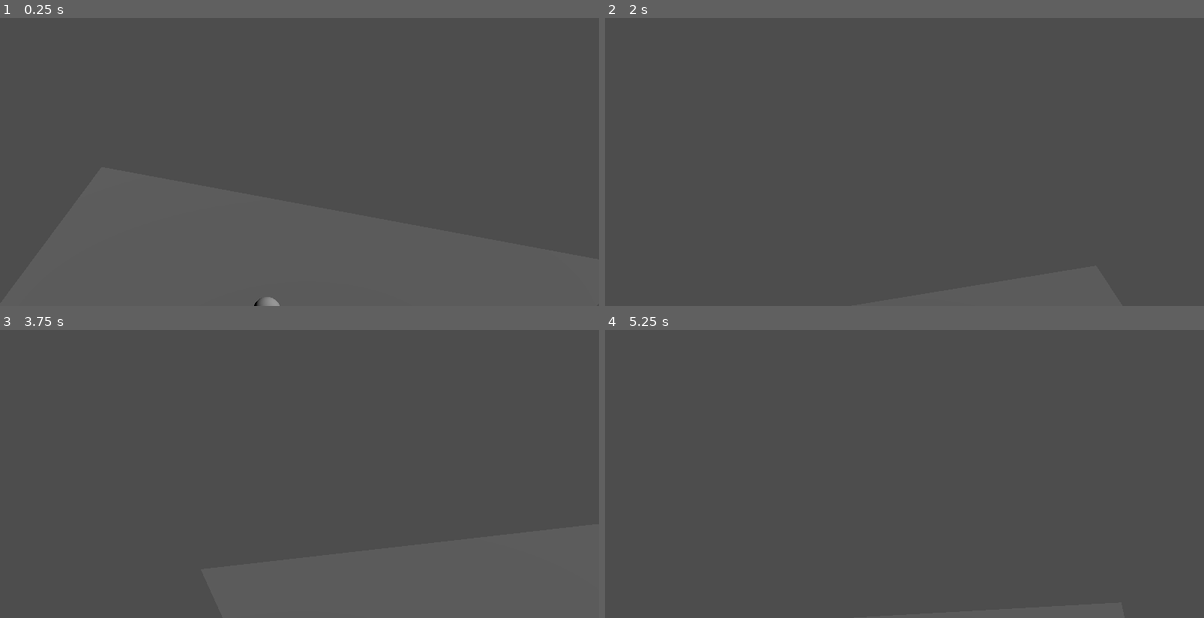
Above: before the commit, frames 1-4 (two rows, left to right).
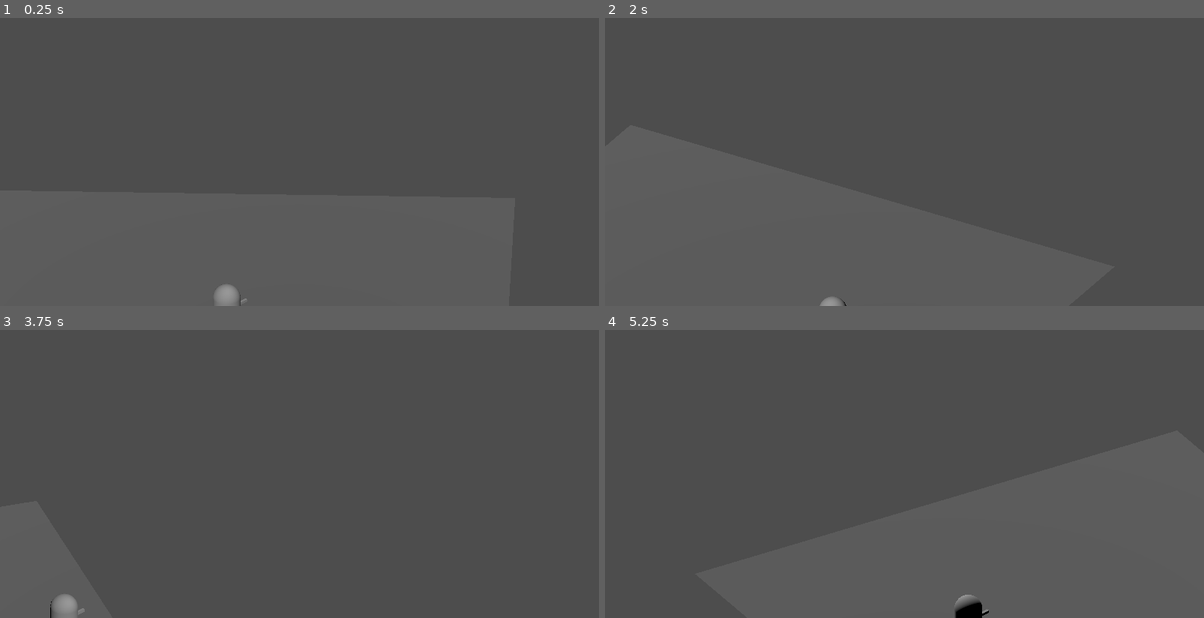
Above: after the commit, the same moments.

Repository: csonger98/ashesofasterion
Game: Godot game, scene res://scenes/test/MovementSandbox.tscn
Two runs of this game, one before a commit and one after it. Both use one fixed random seed, a clock stepped at 60 frames per second and the inputs below.
Inputs (mouse positions are in pixels of both pictures, inside the frame that each line leads up to):
- Up to frame 1 (0.25 s): no input
- Up to frame 2 (2 s): tap Enter at 0.5 s; move the mouse to (1036, 121) at 0.52 s; hold D (move_right) 0.53-1.25 s; hold Shift 0.53-1.25 s; click (1036, 121) at 0.67 s; drag from (784, 153) to (874, 205) at 1.27 s
- Up to frame 3 (3.75 s): move the mouse to (359, 376) at 2.02 s; hold D (move_right) 2.03-2.75 s; tap Ctrl at 2.1 s; drag from (269, 517) to (119, 399) at 2.77 s; move the mouse to (479, 499) at 3.52 s; hold A (move_left) from 3.53 s (still down); tap Alt at 3.6 s
- Up to frame 4 (5.25 s): release A (move_left) at 4.25 s; tap Space at 4.25 s; drag from (724, 399) to (814, 364) at 4.27 s; tap Enter at 5 s; move the mouse to (934, 450) at 5.02 s; hold S (move_down) from 5.03 s (still down); hold Shift from 5.03 s (still down); click (934, 450) at 5.17 s

The runs differ from the first frame. In frame 1, 0.3% of the frame differs, in the area x 35-47%, y 92-100%; in frame 2, 0.1%; in frame 3, 0.3%, in the area x 8-15%, y 91-100%; in frame 4, 0.3%.

Commit message:
fix(player): use look_at for aim rotation (atan2 had wrong sign)

Diff:
--- a/scripts/actor/PlayerActor.gd
+++ b/scripts/actor/PlayerActor.gd
@@ -42,6 +42,8 @@
     to_aim.y = 0.0
     if to_aim.length_squared() > 0.001:
         aim_direction = to_aim.normalized()
-        # Rotate the player to face aim. Y-axis rotation only.
-        var angle := atan2(aim_direction.x, aim_direction.z)
-        rotation.y = angle
+        # Rotate the player so its forward (-Z) points at the cursor.
+        # look_at handles the sign convention; we zero pitch/roll to keep iso flat.
+        look_at(aim_world_point, Vector3.UP)
+        rotation.x = 0.0
+        rotation.z = 0.0
